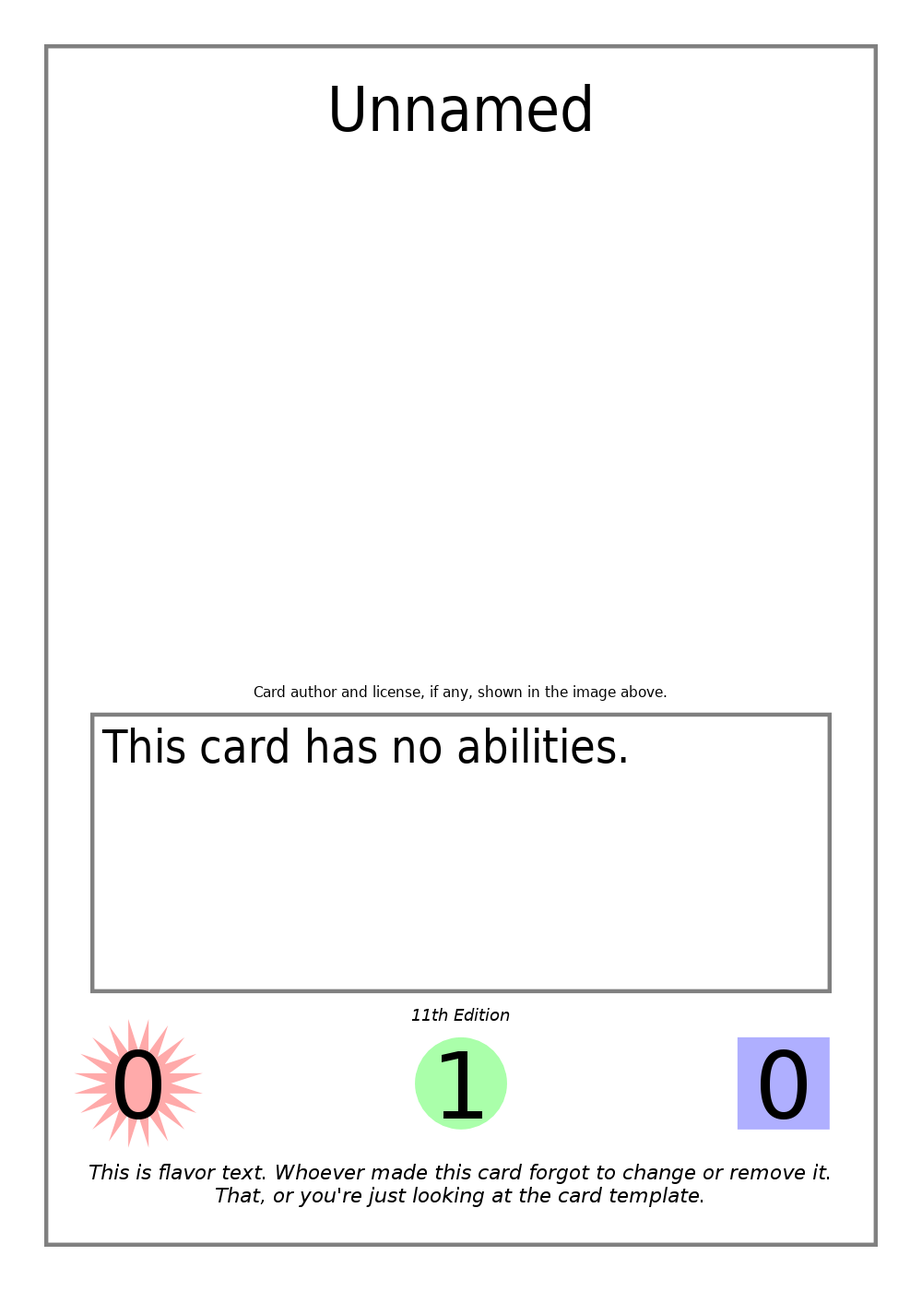
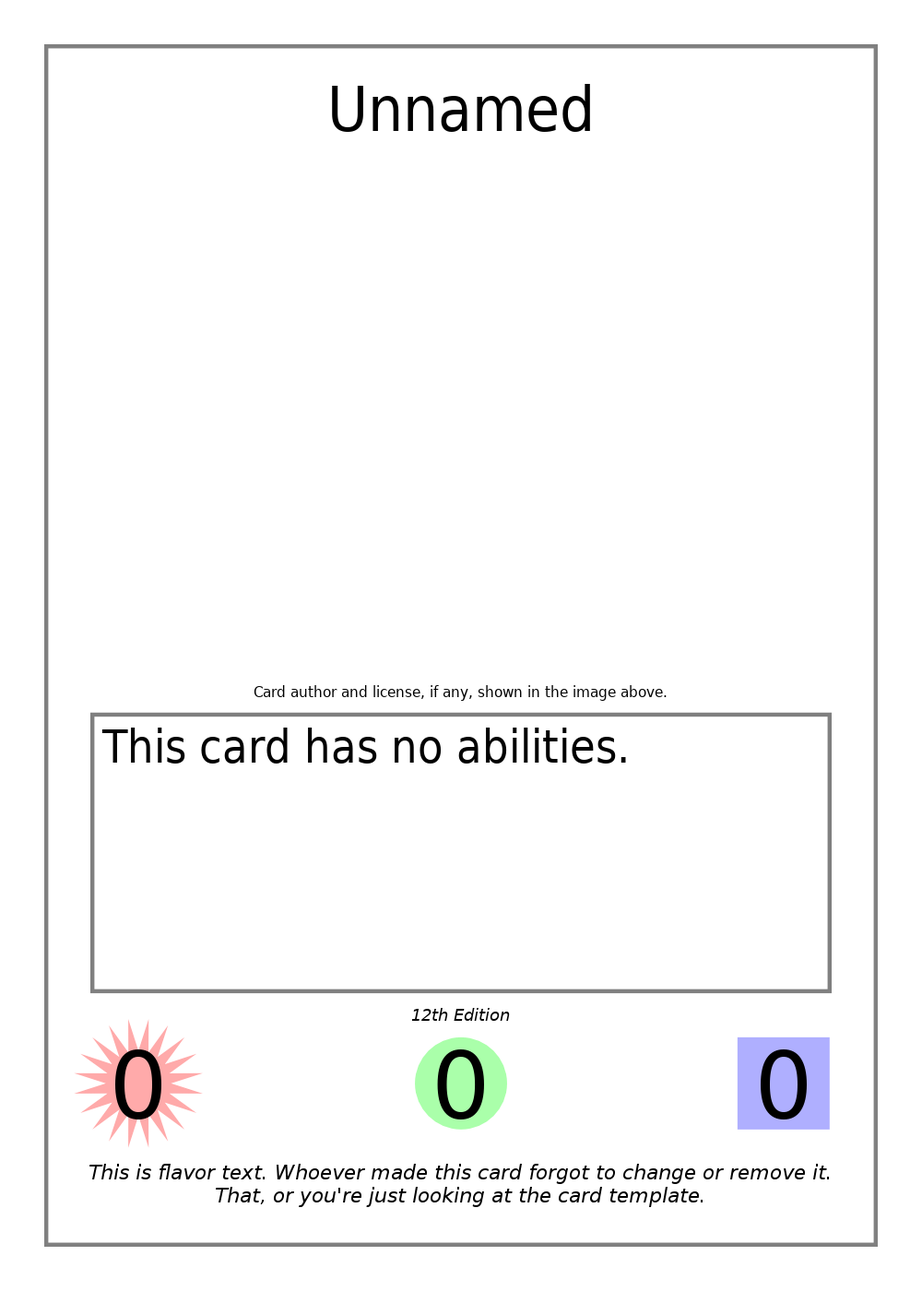
Layers edited between the first and the second 922x1291 image:
painted on "Edition Indicator" over [left=421, top=1009, right=432, bottom=1022]
painted on "Cost" over [left=437, top=1049, right=485, bottom=1120]
